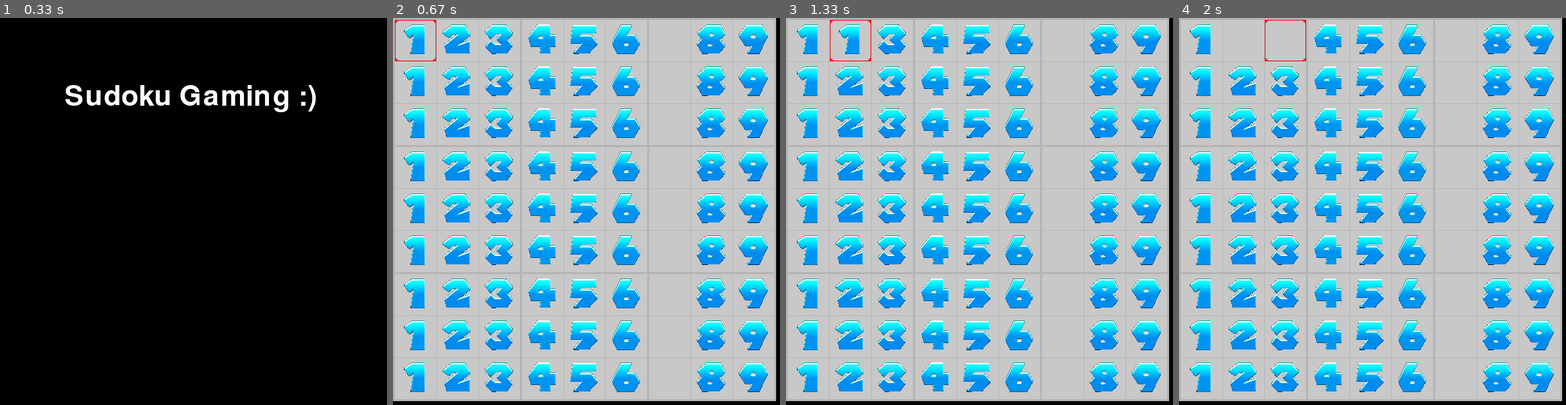
Above: before the commit, frames 1-4 (left to right).
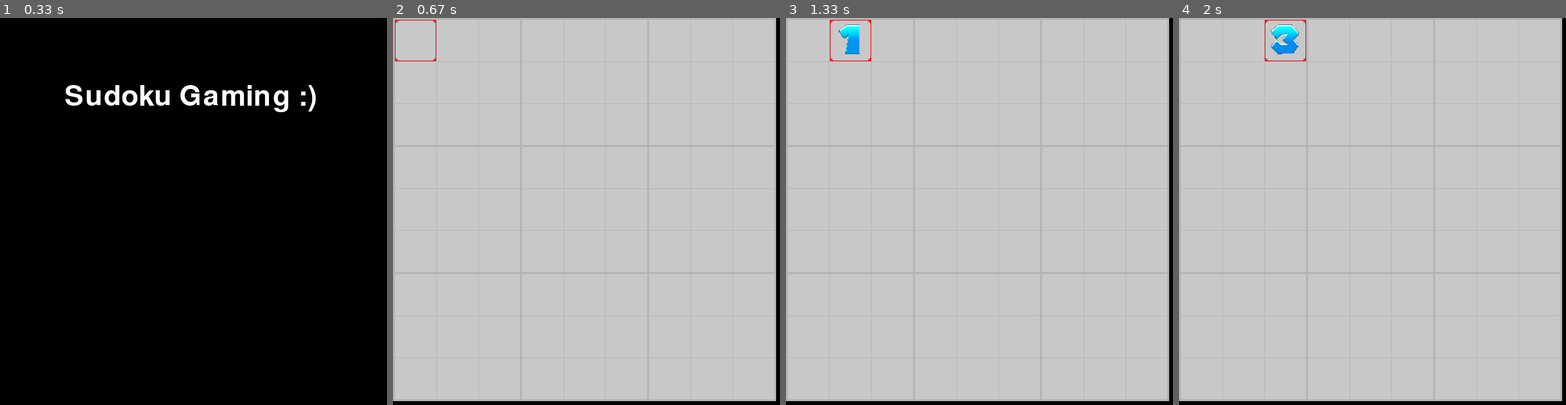
Above: after the commit, the same moments.

Repository: lexi-h/mysudoku-pygame
Game: pygame game, started from sudoku-main.py
Two runs of this game, one before a commit and one after it. Both use one fixed random seed, a clock stepped at 60 frames per second and the inputs below.
Inputs:
- Up to frame 1 (0.33 s): no input
- Up to frame 2 (0.67 s): tap Enter at 0.33 s
- Up to frame 3 (1.33 s): hold Enter 0.67-1.13 s; hold Right 0.67-1.13 s; tap 1 at 1.17 s
- Up to frame 4 (2 s): tap 1 at 1.5 s; hold Right from 1.83 s (still down); tap 3 at 1.98 s

Frame 1 is identical in both runs. In frame 2, 28% of the frame differs, in the area x 2-97%, y 1-97%; in frame 3, 28%; in frame 4, 28%.

Commit message:
added board validation
press enter to validate your board! currently just prints to console

Diff:
--- a/sudoku-main.py
+++ b/sudoku-main.py
@@ -10,7 +10,8 @@
 
 
 def init_board():
-    one_row = [1,2,3, 4,5,6, -1,8,9]
+    one_row = [-1,-1,-1, -1,-1,-1, -1,-1,-1]
+    #one_row = [1,2,3, 4,5,6, -1,8,9]
     sudoku_board = []
     for _ in range(0,9):
         sudoku_board.append(one_row)
@@ -43,7 +44,7 @@
 class Tile(pygame.sprite.Sprite):
     """all the tiles"""
 
-    def __init__(self, value=-1, boardx=0, boardy=0, isModifiable=True):
+    def __init__(self, value=-1, boardx=0, boardy=0, is_modifiable=True):
         pygame.sprite.Sprite.__init__(self) # calls parent Sprite initializer
         self.value = value
         self.image_name = "empty.png"
@@ -52,10 +53,11 @@
         self.image, self.rect = load_image(self.image_name, -1)
         self.boardx = boardx
         self.boardy = boardy
-        self.isModifiable = isModifiable
+        self.is_modifiable = is_modifiable
+        self.is_valid = True
 
         self.background_color = "grey"
-        if self.isModifiable:
+        if self.is_modifiable:
             self.background_color = "white"
 
         self.background_image, self.background_rect = load_image(self.background_color + ".png", None)
@@ -74,17 +76,30 @@
         screen.blit(self.image, (screenx, screeny))
 
     def modify(self, new_value):
-        if self.isModifiable:
+        if self.is_modifiable:
             if self.value == new_value: #allow toggling by pressing the same number
                 new_value = -1
 
             self.value = new_value
+
+            #reset validity
+            self.is_valid = True
 
             #load image
             self.image_name = "empty.png"
             if self.value != -1:
                 self.image_name = "blue" + str(self.value) + ".png"
             self.image, self.rect = load_image(self.image_name, -1)
+
+    def set_validity(self, new_value):
+        '''
+        if not self.is_modifiable:
+            self.is_valid = True
+        else:
+        '''
+        #more functionality will be added here i think
+        self.is_valid = new_value
+
 
 class Cursor(pygame.sprite.Sprite):
     """the red box cursor"""
@@ -147,6 +162,55 @@
 
     def move_cursor(self, x_movement, y_movement):
         self.cursor.move(x_movement, y_movement)
+
+    def evaluate(self):
+        is_valid_board = True
+        #check if rows are okay
+        for row in self.sudoku_board:
+            dupe_check_list = []
+            for tile in row:
+                #check if the tile.value is in the dupe_check_list
+                for item in dupe_check_list:
+                    if tile.value > 0 and tile.value == item:
+                        # we have a problem
+                        tile.set_validity(False)
+                        is_valid_board = False
+
+                #add it to the list
+                dupe_check_list.append(tile.value)
+
+        #check if columns are okay
+        for col_iter in range(0,9):
+            dupe_check_list = []
+            for row in self.sudoku_board:
+                tile = row[col_iter]
+                for item in dupe_check_list:
+                    if tile.value > 0 and tile.value == item:
+                        # we have a problem
+                        tile.set_validity(False)
+                        is_valid_board = False
+
+                dupe_check_list.append(tile.value)
+
+        #check if boxes are okay
+        for box_row_iter in range(0,3):
+            for box_col_iter in range(0,3):
+                dupe_check_list = []
+                rows = self.sudoku_board[box_row_iter*3 : box_row_iter*3 + 3]
+                for row in rows:
+                    for col_iter in range(0,3):
+                        tile = row[box_col_iter*3 + col_iter]
+                        for item in dupe_check_list:
+                            if tile.value > 0 and tile.value == item:
+                                # we have a problem
+                                tile.set_validity(False)
+                                is_valid_board = False
+                        dupe_check_list.append(tile.value)
+
+
+
+        return is_valid_board
+
 
 def main():
 
@@ -284,6 +348,10 @@
                 elif event.type == pygame.KEYDOWN and event.key == pygame.K_LEFT:
                     board.move_cursor(-1, 0)
 
+                # press enter to evaluate the board
+                elif event.type == pygame.KEYDOWN and event.key == pygame.K_RETURN:
+                    print(board.evaluate())
+
             #########
             # draw
             #########
